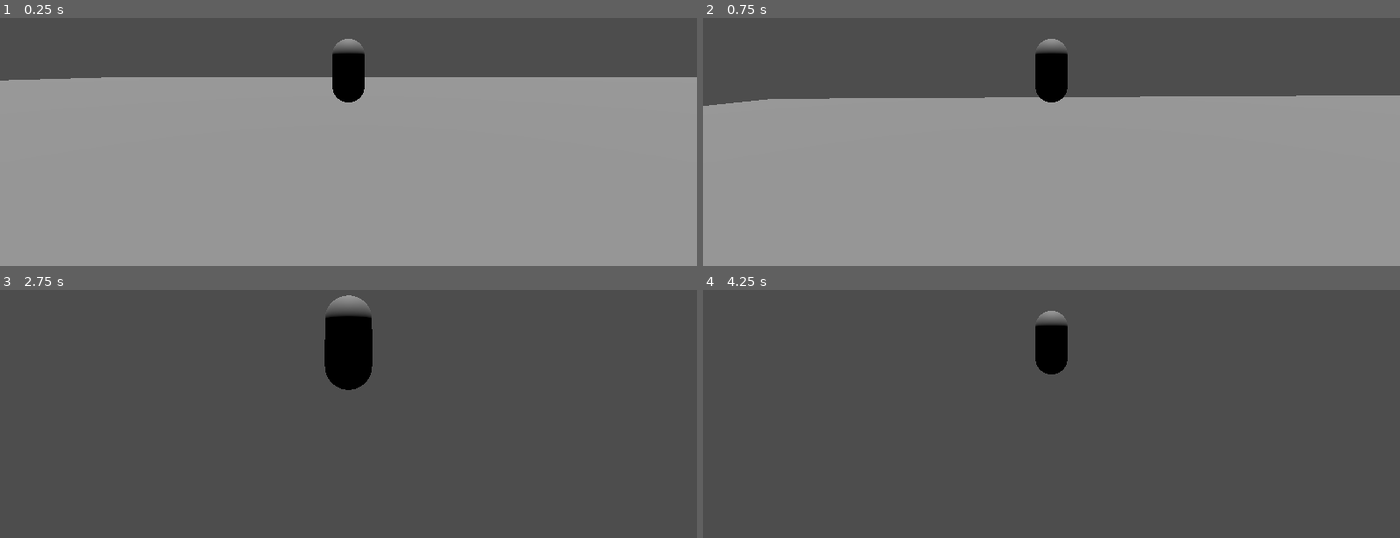
Above: before the commit, frames 1-4 (two rows, left to right).
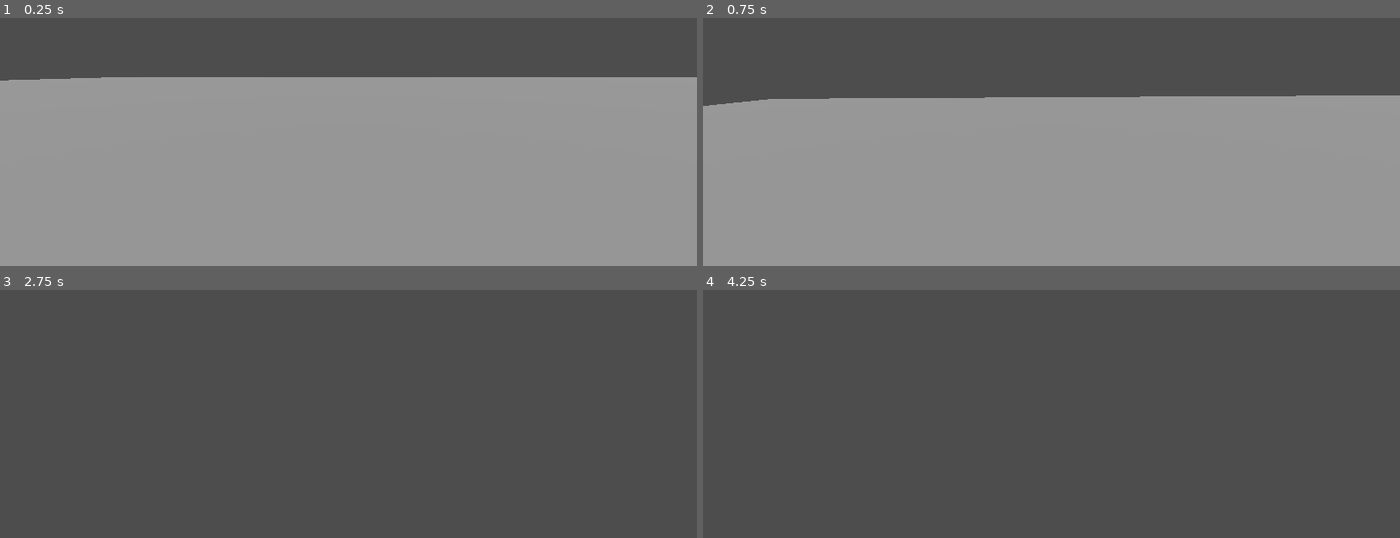
Above: after the commit, the same moments.

Repository: Team-Pixel-Forge/nocturna
Game: Godot game, scene res://main.tscn
The game is run twice, just before and just after one commit, with the same random seed, the same clock (stepped at 60 frames per second) and the same inputs.
Inputs (mouse positions are in pixels of both pictures, inside the frame that each line leads up to):
- Up to frame 1 (0.25 s): no input
- Up to frame 2 (0.75 s): tap Enter (ui_accept) at 0.5 s; move the mouse to (1086, 70) at 0.52 s; hold Up (ui_up) from 0.53 s (still down)
- Up to frame 3 (2.75 s): keep holding Up (ui_up); tap Enter (ui_accept) at 0.77, 1.25, 1.52 s; move the mouse to (313, 344) at 1.27 s; move the mouse to (362, 334) at 2.02 s
- Up to frame 4 (4.25 s): keep holding Up (ui_up); move the mouse to (1044, 349) at 2.77 s; tap Enter (ui_accept) at 3.02, 3.5, 3.77 s; move the mouse to (1100, 347) at 3.52 s

The runs differ from the first frame. In frame 1, 1.0% of the frame differs, in the area x 47-53%, y 8-35%; in frame 2, 1.0%; in frame 3, 2.1%, in the area x 46-54%, y 2-41%; in frame 4, 1.0%.

Commit message:
feat: model look direction now matches camera direction

Diff:
--- a/Player.gd
+++ b/Player.gd
@@ -8,6 +8,7 @@
 var gravity = ProjectSettings.get_setting("physics/3d/default_gravity")
 
 @onready var spring_arm: SpringArm3D = $SpringArm3D
+@onready var pivot: Node3D = $Pivot
 
 
 func _physics_process(delta):
@@ -24,10 +25,17 @@
 
 	# TODO by default rotate player, strafe only on holding right click?
 
+	# rotate(Vector3.UP, spring_arm.rotation.y)
+
 	var input_dir = Input.get_vector("ui_left", "ui_right", "ui_up", "ui_down")
 	var direction = (transform.basis * Vector3(input_dir.x, 0, input_dir.y)).normalized()
+
 	direction = direction.rotated(Vector3.UP, spring_arm.rotation.y).normalized()
+
+
+
 	if direction:
+
 		velocity.x = direction.x * SPEED
 		velocity.z = direction.z * SPEED
 	else:
@@ -35,3 +43,7 @@
 		velocity.z = move_toward(velocity.z, 0, SPEED)
 
 	move_and_slide()
+
+	if velocity.length() > 0.2 :
+		var look_direction = Vector2(velocity.z, velocity.x)
+		pivot.rotation.y = lerp_angle(pivot.rotation.y, look_direction.angle(), delta*SPEED*5)
--- a/main.tscn
+++ b/main.tscn
@@ -2,13 +2,12 @@
 
 [ext_resource type="Script" path="res://Player.gd" id="1_jwt3r"]
 [ext_resource type="Script" path="res://SpringArm3D.gd" id="2_odts3"]
+[ext_resource type="PackedScene" uid="uid://gcx0mvg8f5do" path="res://untitled.glb" id="2_wayh8"]
 
 [sub_resource type="BoxShape3D" id="BoxShape3D_o0q7m"]
 size = Vector3(10, 1, 10)
 
 [sub_resource type="BoxMesh" id="BoxMesh_n3w44"]
-
-[sub_resource type="CapsuleMesh" id="CapsuleMesh_h71v2"]
 
 [sub_resource type="CapsuleShape3D" id="CapsuleShape3D_sr6l8"]
 
@@ -33,8 +32,8 @@
 
 [node name="Pivot" type="Node3D" parent="Player"]
 
-[node name="Body" type="MeshInstance3D" parent="Player/Pivot"]
-mesh = SubResource("CapsuleMesh_h71v2")
+[node name="Body" parent="Player/Pivot" instance=ExtResource("2_wayh8")]
+transform = Transform3D(1, 0, 0, 0, 1, 0, 0, 0, 1, 0, -1.00384, 0)
 
 [node name="CollisionShape3D" type="CollisionShape3D" parent="Player"]
 shape = SubResource("CapsuleShape3D_sr6l8")
